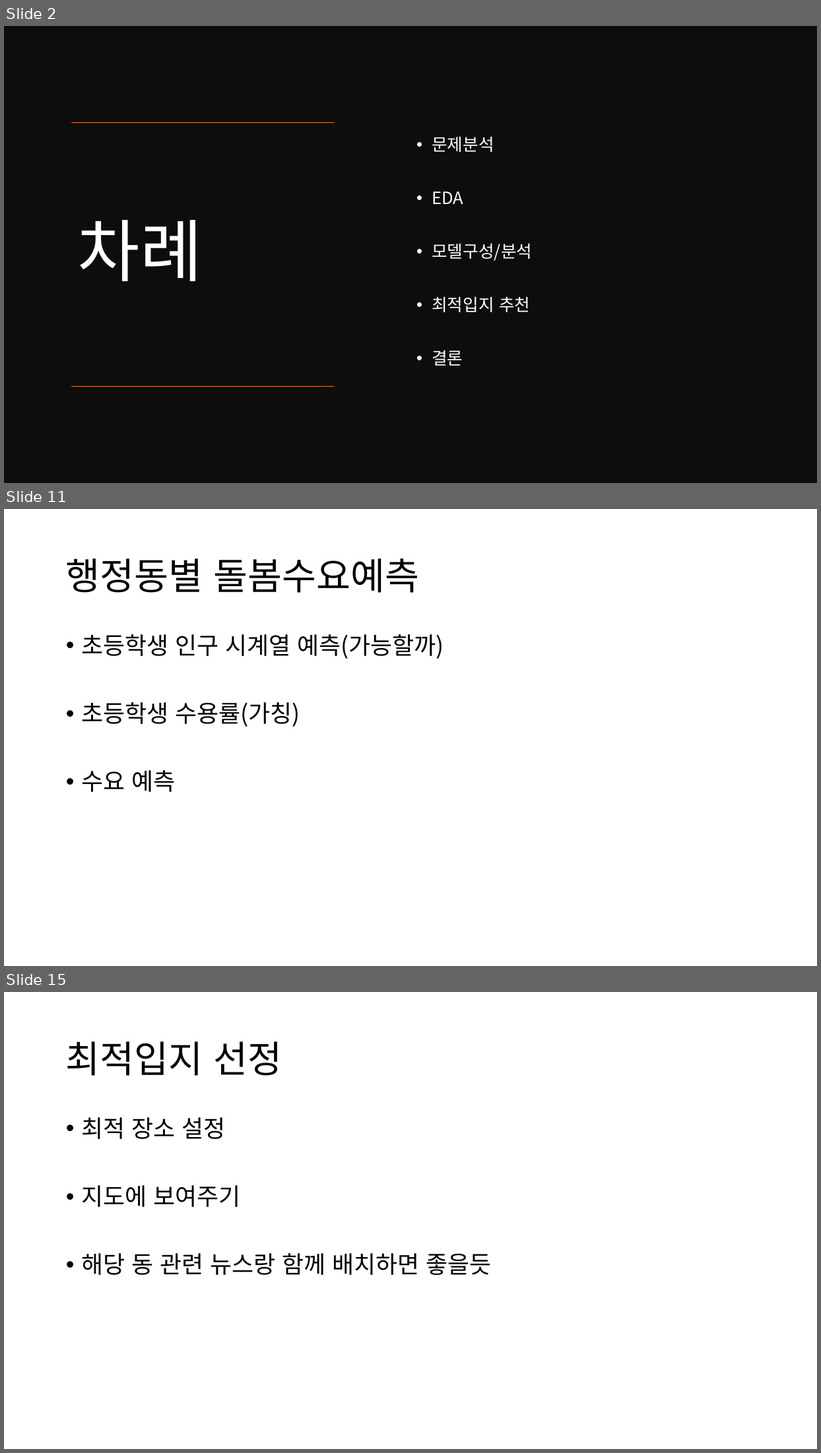
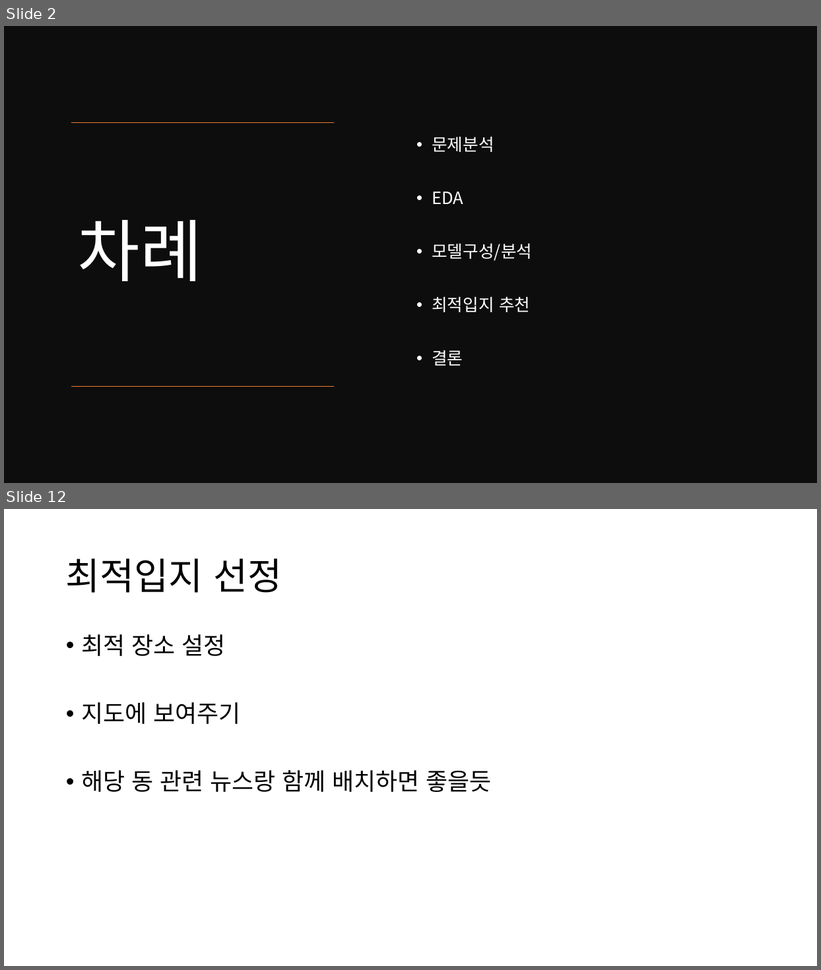
Before and after one commit to gyuholee94/seoul_contest, a slide deck: 서울콘 ppt v1.pptx. Shown one above the other, each under a label of ours: slides 2, 11 and 15 before the commit, slides 2 and 12 after it; the slides between them are not shown. The pictures are 821x1453 and 821x970 pixels, drawn with LibreOffice and Linux fonts; fonts in the diff are those of the drawing. Boxes give left, top, right and bottom in pixels: in the first picture for what was removed or moved away, otherwise in the second. Text is boxed around its words. In the diff, an @@ line names an element or a change of style, - is before the commit and + after.

```diff
--- a/서울콘 ppt v1.pptx
+++ b/서울콘 ppt v1.pptx
@@ slide 11 removed at [4,509,817,966], background #FFFFFF @@
@@ title removed at [66,559,420,593] @@
-행정동별 돌봄수요예측
@@ text removed at [81,634,444,792] @@
-• 초등학생 인구 시계열 예측(가능할까)
-• 초등학생 수용률(가칭)
-• 수요 예측
@@ what was slide 15 is now slide 12 @@
```
Also in this commit, not shown: 6 slides changed, 3 slides added, 5 other slides removed, 1 other file.
